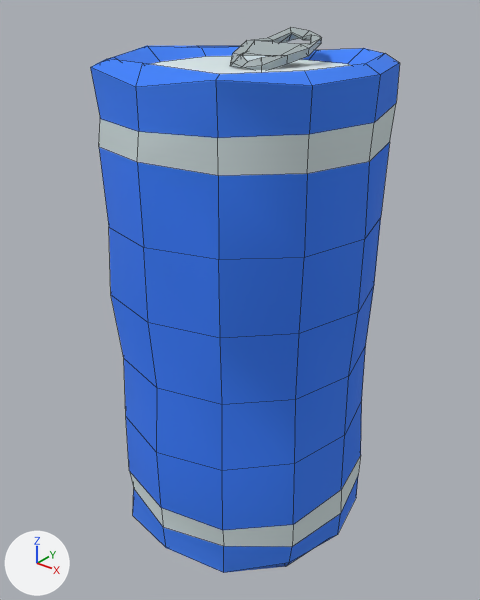
Renders of the FBX model Assets/Models/Environment/meshes/bichos/Cylinder.fbx from each side of a commit.
Rendered twice from a 50 mm camera at (1.265, -0.571, 0.65) aimed at (0.808, 0.0, 0.296). The axes (+X, +Y, +Z) are drawn at lower left. The lights are the same throughout. Mesh edges are drawn as thin lines. Where no turn or scale is listed for an object, it has been applied to the vertices.
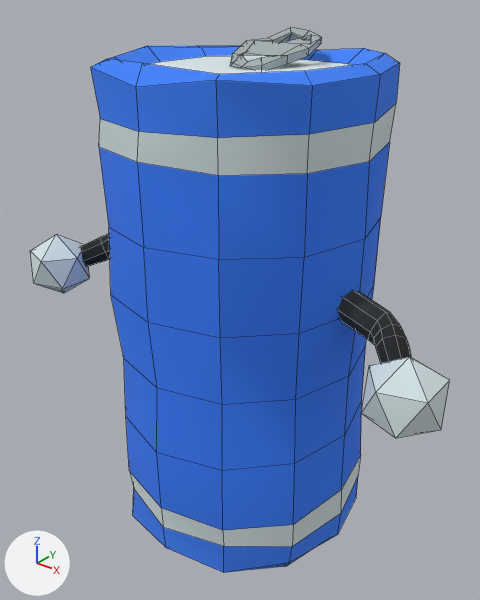
The edits, one by one:
me_cylinder_015 is used by ob_cylinder; location (0.813, 0.0, 0.0).
me_cylinder_015 had 216 vertices, 208 faces and spanned x -0.158..0.157, y -0.158..0.158, z -0.002..0.598.
me_cylinder_015 now has 320 vertices, 316 faces and spans x -0.298..0.286, y -0.158..0.158, z -0.002..0.598.
me_cylinder_015 part 1: a new loose piece, an icosphere of 20 faces spanning x -0.298..-0.22, y -0.109..-0.035, z 0.257..0.343, in mat_all (picture img_pallete_texture_png).
me_cylinder_015 part 2: a new loose piece, an icosphere of 20 faces spanning x 0.209..0.286, y -0.109..-0.035, z 0.257..0.343, in mat_all (picture img_pallete_texture_png).
me_cylinder_015 part 3: a new loose piece of 40 vertices spanning x -0.254..-0.114, y -0.061..0.007, z 0.292..0.372, in mat_all (picture img_pallete_texture_png).
me_cylinder_015 part 4: a new loose piece of 40 vertices spanning x 0.103..0.243, y -0.061..0.007, z 0.292..0.372, in mat_all (picture img_pallete_texture_png).

Boxes [x1, y1, x2, y2] around the edits, measured in the pictures (480 x 600 px):
'Cylinder', reshaped (35% wider): before [90, 27, 400, 573]; after [30, 27, 450, 573]
part 1 of me_cylinder_015, added: after [30, 234, 90, 293]
part 2 of me_cylinder_015, added: after [361, 357, 450, 438]
part 3 of me_cylinder_015, added (black): after [80, 234, 110, 267]
part 4 of me_cylinder_015, added (black): after [337, 290, 411, 363]
